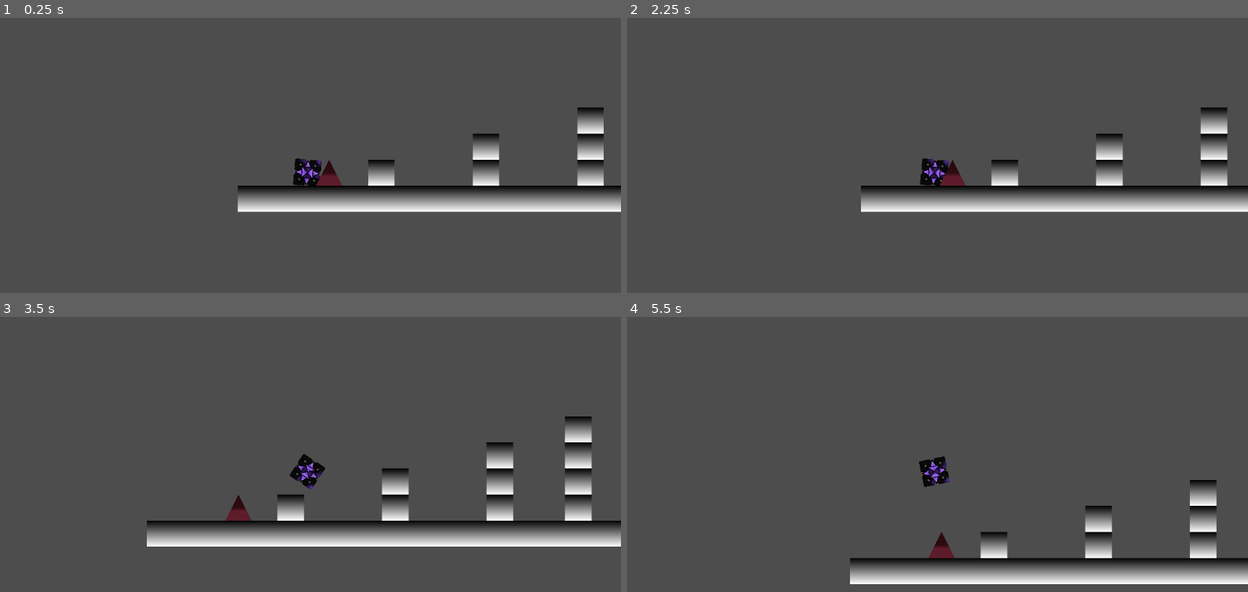
Above: before the commit, frames 1-4 (two rows, left to right).
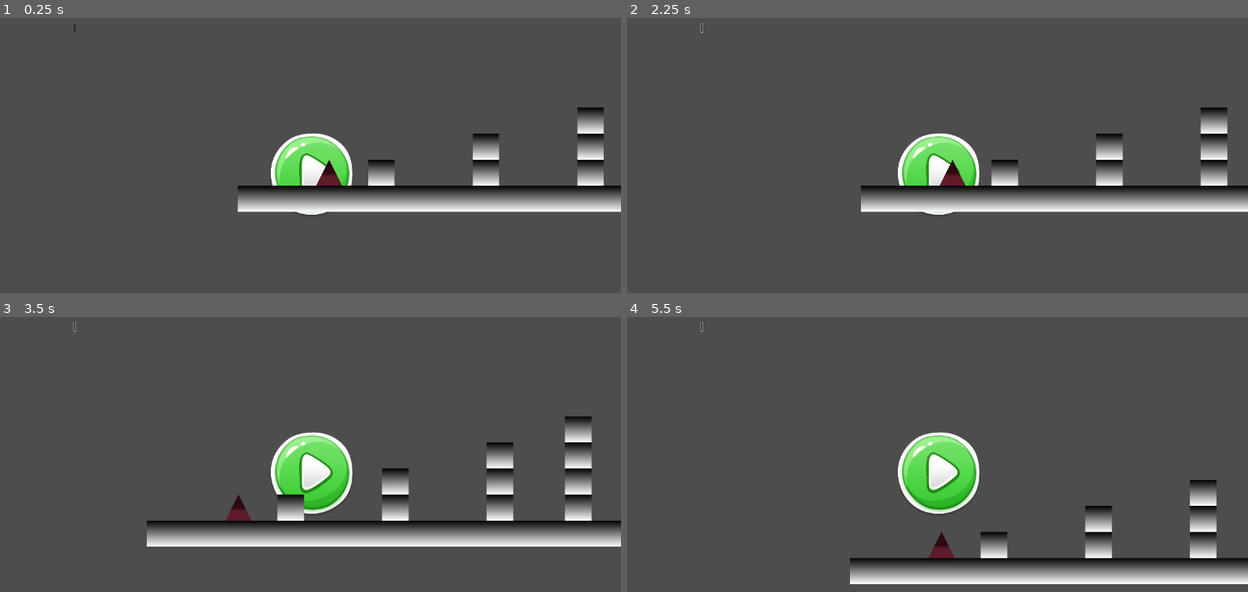
Above: after the commit, the same moments.

Repository: SavageMode123/Mechanical-Dash
Game: Godot game, scene res://main.tscn
Same seed, same stepped clock (60 frames per second), same inputs: the game is played once before the commit and once after it.
Inputs (mouse positions are in pixels of both pictures, inside the frame that each line leads up to):
- Up to frame 1 (0.25 s): no input
- Up to frame 2 (2.25 s): click (701, 29) at 0.52 s; click (701, 29) at 1.27 s; click (701, 29) at 2.02 s
- Up to frame 3 (3.5 s): tap W (Jump) at 3.02 s
- Up to frame 4 (5.5 s): tap W (Jump) at 3.77, 5.27 s

The runs differ from the first frame. In frame 1, 2.0% of the frame differs, in the area x 11-57%, y 1-72%; in frame 2, 2.0%; in frame 3, 3.0%; in frame 4, 3.2%.

Commit message:
Added Play Button

Diff:
--- a/cube.tscn
+++ b/cube.tscn
@@ -1,7 +1,8 @@
-[gd_scene load_steps=6 format=3 uid="uid://c6gyo1jhotsr6"]
+[gd_scene load_steps=7 format=3 uid="uid://c6gyo1jhotsr6"]
 
 [ext_resource type="Script" path="res://Cube.gd" id="1_j3pn6"]
 [ext_resource type="Texture2D" uid="uid://ct8krn5wbdrqy" path="res://Images/Cube.png" id="2_w0grk"]
+[ext_resource type="PackedScene" uid="uid://c0neqprbf502r" path="res://gui.tscn" id="3_xxokt"]
 
 [sub_resource type="RectangleShape2D" id="RectangleShape2D_2ffqx"]
 size = Vector2(240, 240)
@@ -22,6 +23,12 @@
 
 [node name="Camera2D" type="Camera2D" parent="."]
 
+[node name="GUI" parent="Camera2D" instance=ExtResource("3_xxokt")]
+offset_left = 81.0
+offset_top = 54.0
+offset_right = 81.0
+offset_bottom = 54.0
+
 [node name="BlockCollision" type="Area2D" parent="."]
 
 [node name="Hitbox" type="CollisionShape2D" parent="BlockCollision"]
--- /dev/null
+++ b/gui.tscn
@@ -0,0 +1,28 @@
+[gd_scene load_steps=2 format=3 uid="uid://c0neqprbf502r"]
+
+[ext_resource type="Texture2D" uid="uid://btukywew2btnt" path="res://Images/PlayButton.png" id="1_o40cf"]
+
+[node name="GUI" type="Control"]
+layout_mode = 3
+anchors_preset = 0
+
+[node name="Menu" type="Control" parent="."]
+anchors_preset = 0
+offset_right = 40.0
+offset_bottom = 40.0
+
+[node name="HBoxContainer" type="HBoxContainer" parent="Menu"]
+layout_mode = 0
+offset_right = 40.0
+offset_bottom = 40.0
+
+[node name="PlayButton" type="Sprite2D" parent="Menu/HBoxContainer"]
+scale = Vector2(4, 4)
+texture = ExtResource("1_o40cf")
+
+[node name="Button" type="Button" parent="Menu/HBoxContainer/PlayButton"]
+offset_left = -1092.0
+offset_top = -700.0
+offset_right = -1084.0
+offset_bottom = -660.0
+icon_alignment = 1
Binary file added: Images/PlayButton.png
Not shown, added: Images/PlayButton.png.import
